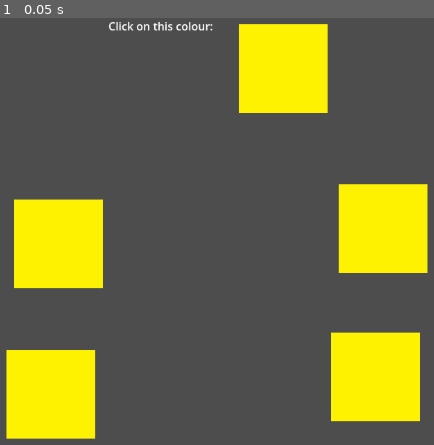
Above: before the commit, frame 1.
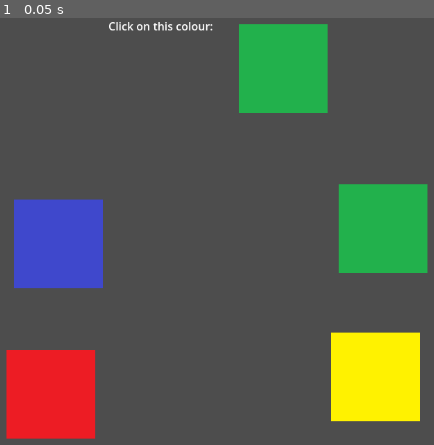
Above: after the commit, the same moment.

Repository: kwrightsk/game-jam-january-2026
Game: Godot game, scene res://Scenes/colour_picker.tscn
The game is run twice, just before and just after one commit, with the same random seed, the same clock (stepped at 60 frames per second) and the same inputs. This scene is started directly instead of the project's main scene.
Inputs:
- Up to frame 1 (0.05 s): no input

The runs differ from the first frame. In frame 1, 17% of the frame differs, in the area x 1-99%, y 1-99%.

Commit message:
random colours working

Diff:
--- a/Scenes/colour_picker.tscn
+++ b/Scenes/colour_picker.tscn
@@ -26,5 +26,5 @@
 [node name="interactableColour4" parent="clickables" instance=ExtResource("2_cqqjx")]
 position = Vector2(785, 518)
 
-[node name="interactableColour" parent="." instance=ExtResource("2_cqqjx")]
+[node name="clickMe" parent="." instance=ExtResource("2_cqqjx")]
 position = Vector2(652, 73)
--- a/Scenes/interactable_colour.tscn
+++ b/Scenes/interactable_colour.tscn
@@ -14,5 +14,6 @@
 shape = SubResource("RectangleShape2D_818jr")
 
 [node name="colour" parent="." instance=ExtResource("2_mta3s")]
+animation = &"green"
 
 [connection signal="input_event" from="." to="." method="_on_input_event"]
--- a/scripts/colour_picker.gd
+++ b/scripts/colour_picker.gd
@@ -1,11 +1,30 @@
 extends Node
+
+var colours = ["red", "blue", "green", "yellow"]
+var matched = false
+var selected_colour
+
 
 
 # Called when the node enters the scene tree for the first time.
 func _ready() -> void:
-	pass # Replace with function body.
+	selected_colour = $clickMe.get_Colour()
+	print(selected_colour)
+	rand_colours()
+
 
 
 # Called every frame. 'delta' is the elapsed time since the previous frame.
 func _process(delta: float) -> void:
 	pass
+
+
+func rand_colours():
+	var children = $clickables.get_children()
+	# Assign random colours
+	for c in children:
+		c.set_Colour(colours[randi_range(0,3)])
+	# Force one clickable to match
+	var chosen = children.pick_random()
+	chosen.set_Colour(selected_colour)
+	#matched = true
--- a/scripts/interactable_colour.gd
+++ b/scripts/interactable_colour.gd
@@ -19,5 +19,9 @@
 		print(1)
 
 
-func set_Colour():
-	colour = get_child(1).animation
+func set_Colour(c):
+	self.get_child(1).play(c)
+
+
+func get_Colour():
+	return colour
